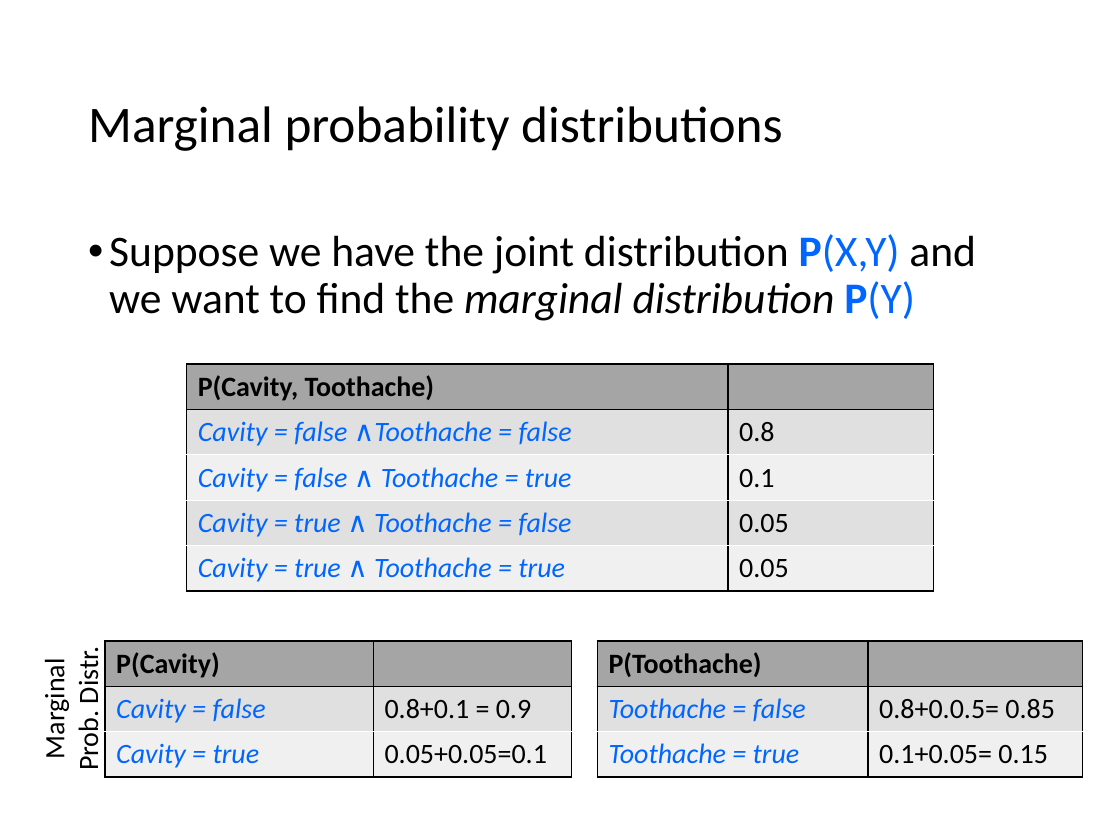
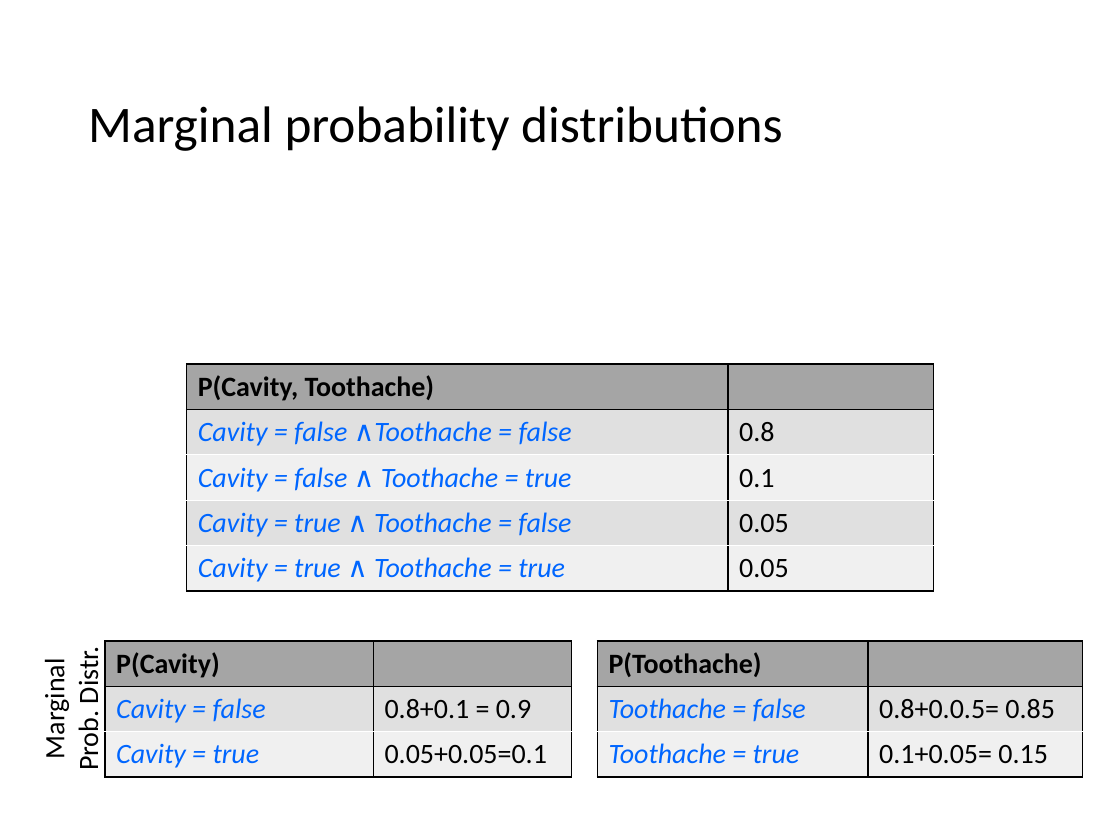
Before and after one commit to mhahsler/CS7320-AI, a slide deck: slide 14 of slides/12_uncertainty.pptx. Drawn at 1120x840 pixels with LibreOffice and Linux fonts; fonts in the diff are those of the drawing; grey boxes stand for pictures. Boxes give left, top, right and bottom in pixels: in the first picture for what was removed or moved away, otherwise in the second. Text is boxed around its words. In the diff, an @@ line names an element or a change of style, - is before the commit and + after.

```diff
--- a/slides/12_uncertainty.pptx
+++ b/slides/12_uncertainty.pptx
@@ text removed at (109, 234, 976, 321) @@
-• Suppose we have the joint distribution P(X,Y) and we want to find the marginal distribution P(Y)
```
Also in this commit, not shown: 18 other slides changed, 1 other file.
